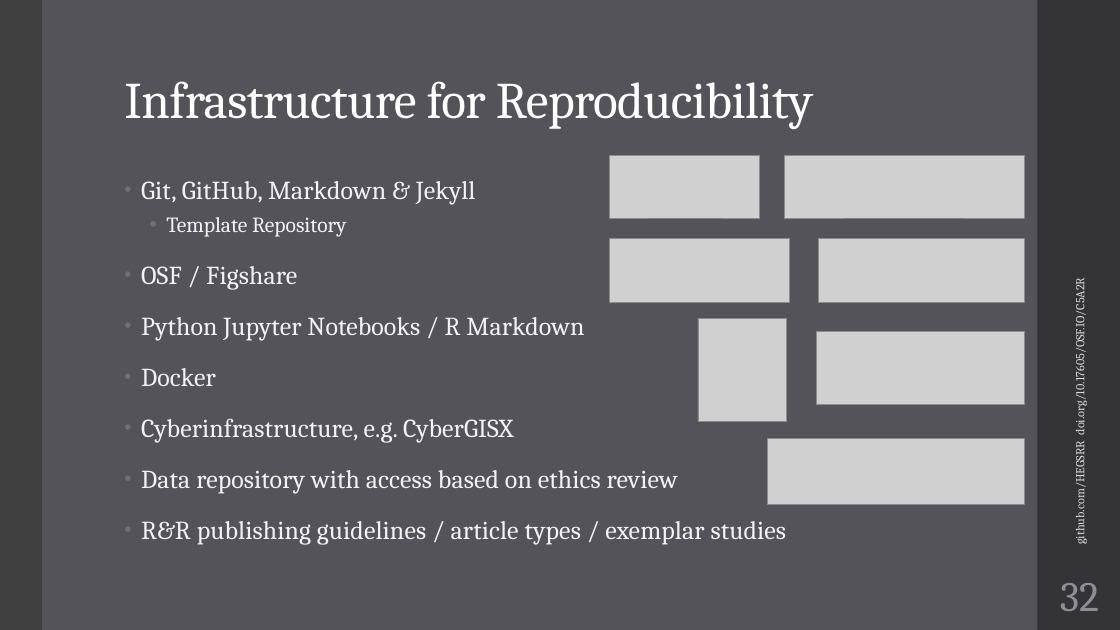
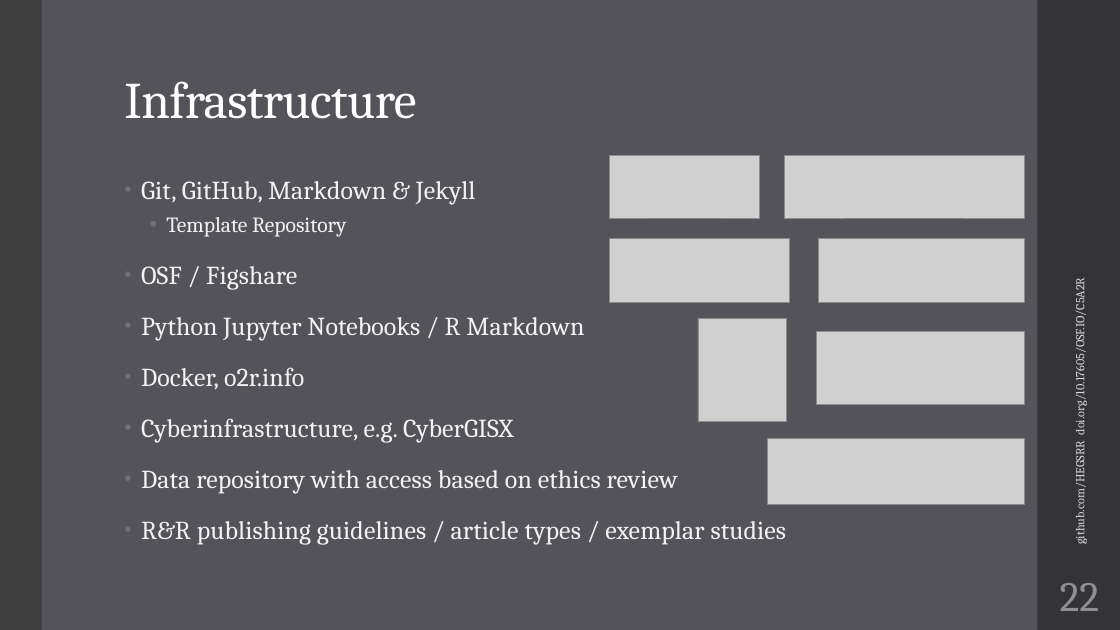
Before and after one commit to HEGSRR/UCGIS-Workshop, a slide deck: slide 22 of 01_Introduction.pptx (slide 32 before the commit). Drawn at 1120x630 pixels with LibreOffice and Linux fonts; fonts in the diff are those of the drawing; grey boxes stand for pictures. Boxes give left, top, right and bottom in pixels: in the first picture for what was removed or moved away, otherwise in the second. Text is boxed around its words. In the diff, an @@ line names an element or a change of style, - is before the commit and + after.

```diff
--- a/01_Introduction.pptx
+++ b/01_Introduction.pptx
@@ title at <box>124,81,416,119</box>: text changed @@
-Infrastructure for Reproducibility
+Infrastructure
@@ text at <box>141,367,304,389</box>: text changed @@
-• Docker
+• Docker, o2r.info
@@ page number at <box>1060,583,1100,611</box>: text changed @@
-32
+22
```
Also in this commit, not shown: 7 other slides changed, 11 slides added, 1 other file.
